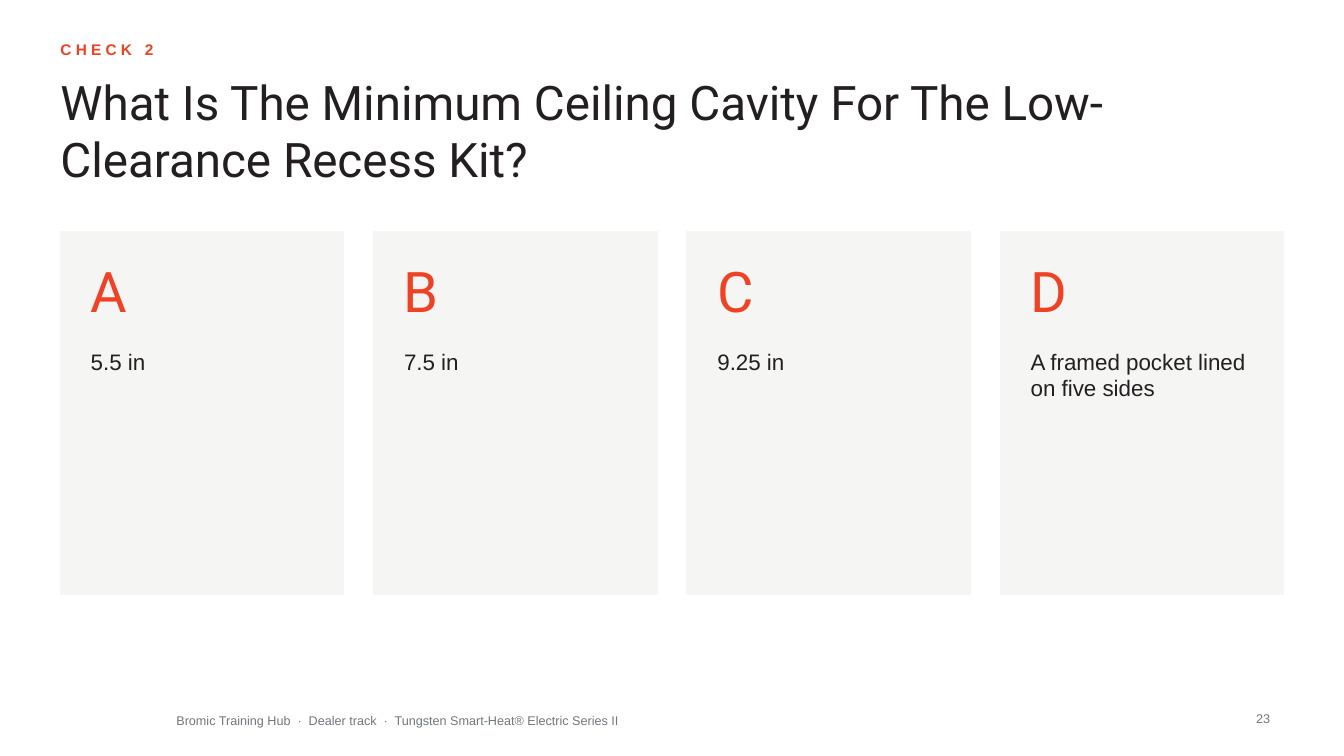
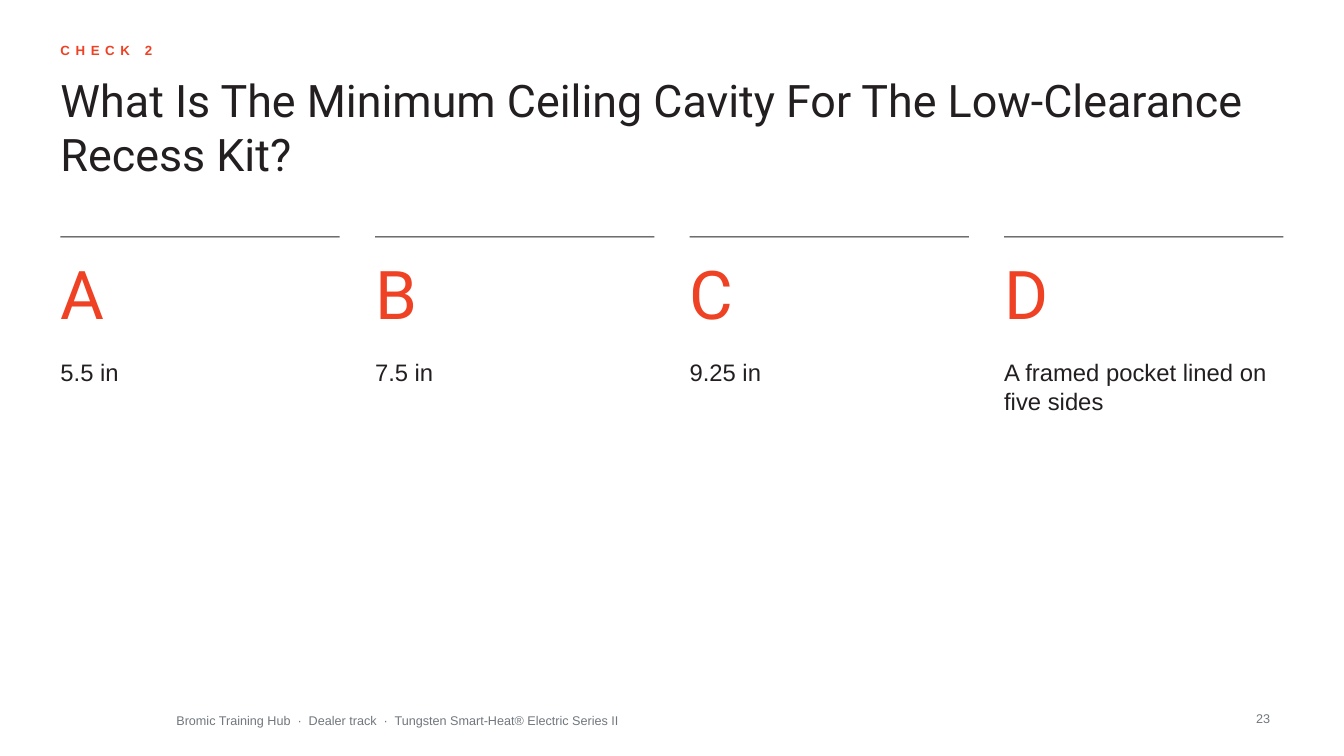
Before and after one commit to aayuvis/Bromic_Marketing, a slide deck: slide 23 of decks/training/out/Bromic-Dealer-Tungsten-Series-II.pptx. Drawn at 1344x756 pixels with LibreOffice and Linux fonts; fonts in the diff are those of the drawing; background and template pictures are left out. Boxes give left, top, right and bottom in pixels: in the first picture for what was removed or moved away, otherwise in the second. Text is boxed around its words. In the diff, an @@ line names an element or a change of style, - is before the commit and + after.

```diff
--- a/decks/training/out/Bromic-Dealer-Tungsten-Series-II.pptx
+++ b/decks/training/out/Bromic-Dealer-Tungsten-Series-II.pptx
@@ text "CHECK 2" at (145, 46, 152, 55): size 11 to 9.5 pt, letter spacing 3 to 4 pt @@
@@ title "What Is The Minimum Ceiling ..." at (60, 83, 1242, 172): size 34 to 32 pt @@
@@ rectangle removed at (60, 232, 344, 595) @@
@@ line added from (60, 237) to (340, 237), #231F20 0.75 pt @@
@@ rectangle removed at (374, 232, 657, 595) @@
@@ line added from (375, 237) to (654, 237), #231F20 0.75 pt @@
@@ rectangle removed at (688, 232, 971, 595) @@
@@ line added from (690, 237) to (969, 237), #231F20 0.75 pt @@
@@ rectangle removed at (1000, 232, 1284, 595) @@
@@ line added from (1004, 237) to (1284, 237), #231F20 0.75 pt @@
@@ size 40 to 48 pt in 4 elements at (1004, 271, 1048, 319), (690, 270, 734, 320), (375, 271, 417, 319), (60, 271, 104, 319) @@
@@ text "A": place and size @@
-text "A" at (91, 272, 128, 312)
+text "A" at (60, 271, 104, 319)
@@ text "B": place and size @@
-text "B" at (404, 272, 439, 312)
+text "B" at (375, 271, 417, 319)
@@ text "C": place and size @@
-text "C" at (717, 271, 753, 313)
+text "C" at (690, 270, 734, 320)
@@ text "D": place and size @@
-text "D" at (1031, 272, 1068, 312)
+text "D" at (1004, 271, 1048, 319)
@@ size 16 to 17 pt in 4 elements at (1004, 363, 1267, 411), (690, 363, 761, 382), (375, 363, 434, 382), (60, 363, 119, 382) @@
@@ text "5.5 in": place and size @@
-text "5.5 in" at (91, 353, 145, 371)
+text "5.5 in" at (60, 363, 119, 382)
@@ text "7.5 in": place and size @@
-text "7.5 in" at (404, 353, 458, 371)
+text "7.5 in" at (375, 363, 434, 382)
@@ text "9.25 in": place and size @@
-text "9.25 in" at (717, 353, 784, 371)
+text "9.25 in" at (690, 363, 761, 382)
@@ text "A framed pocket lined on ...": place and size @@
-text "A framed pocket lined on ..." at (1031, 353, 1245, 397)
+text "A framed pocket lined on ..." at (1004, 363, 1267, 411)
```
Also in this commit, not shown: 23 other slides changed, 59 other files.
